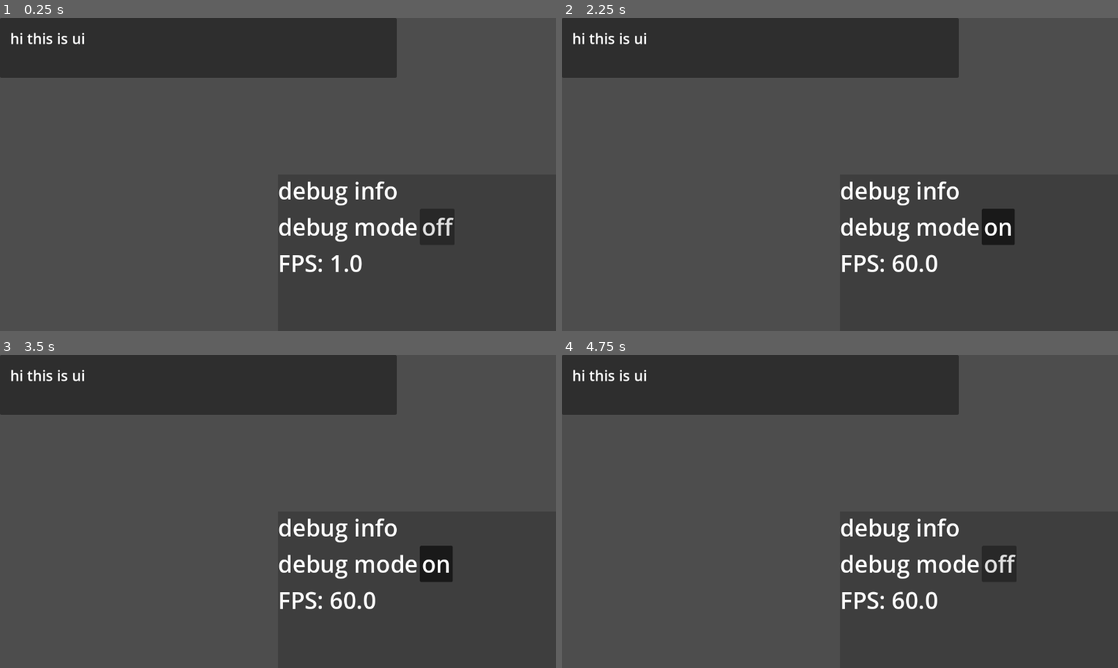
Above: before the commit, frames 1-4 (two rows, left to right).
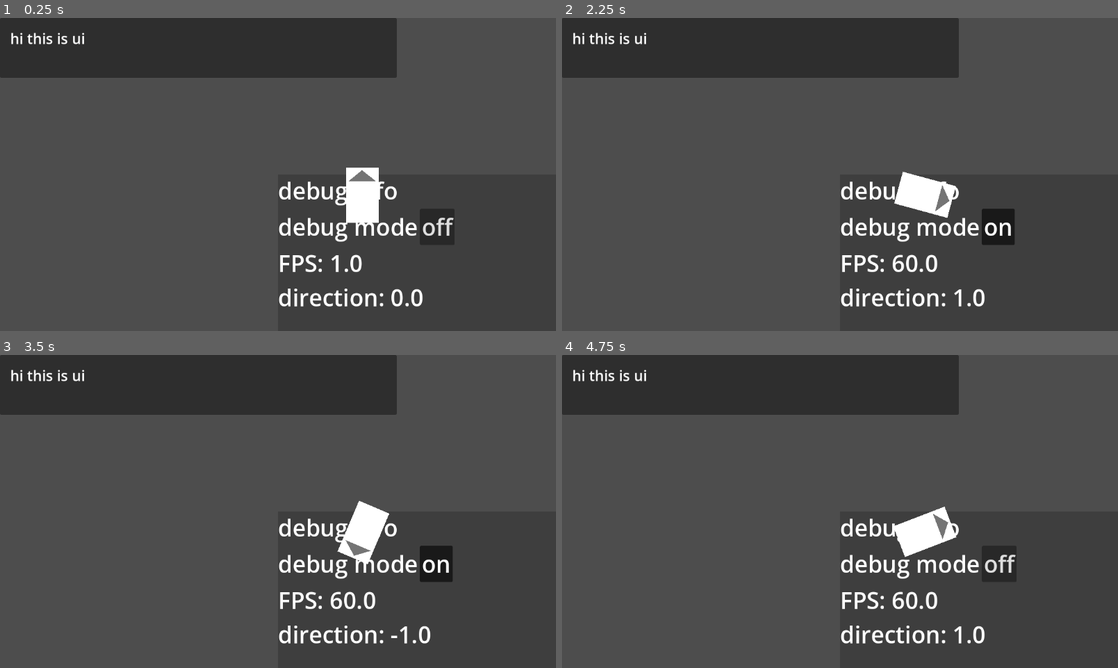
Above: after the commit, the same moments.

Repository: sophieTheProgrammer/GMTK-2026-Battery
Game: Godot game, scene res://scenes/game.tscn
Two runs of this game, one before a commit and one after it. Both use one fixed random seed, a clock stepped at 60 frames per second and the inputs below. Sound files missing from this copy of the repository are replaced by a short silence.
Inputs (mouse positions are in pixels of both pictures, inside the frame that each line leads up to):
- Up to frame 1 (0.25 s): no input
- Up to frame 2 (2.25 s): click "off" at 0.5 s; click "on" at 1.25 s; tap Enter (ui_accept) at 2 s; move the mouse to (962, 158) at 2.02 s; hold A (right, bound only after the commit) from 2.03 s (still down); click (962, 158) at 2.1 s
- Up to frame 3 (3.5 s): tap Enter (ui_accept) at 2.27, 3.02 s; move the mouse to (166, 527) at 2.77 s; release A (right, bound only after the commit) at 2.78 s; hold Right (left, bound only after the commit) from 2.78 s (still down); click (166, 527) at 2.85 s
- Up to frame 4 (4.75 s): move the mouse to (895, 442) at 3.52 s; release Right (left, bound only after the commit) at 3.53 s; hold A (right, bound only after the commit) from 3.53 s (still down); click (895, 442) at 3.6 s; move the mouse to (812, 574) at 4.27 s; click (812, 574) at 4.35 s; tap Enter (ui_accept) at 4.52 s

The runs differ from the first frame. In frame 1, 1.6% of the frame differs, in the area x 50-76%, y 47-93%; in frame 2, 1.5%; in frame 3, 1.5%; in frame 4, 1.5%.

Commit message:
phone broken movement

Diff:
--- a/debug/debug.gd
+++ b/debug/debug.gd
@@ -26,7 +26,7 @@
 		debug_v_box.add_child(new_label)
 		debug_vars_to_update[name] = new_label
 	else: # otherwise update the debug var
-		print("variable updated")
+		#print("variable updated")
 		debug_vars_to_update[name].text = name + ": " + str(variable)
 
 func _update_fps() -> void:
--- a/project.godot
+++ b/project.godot
@@ -10,7 +10,7 @@
 
 [application]
 
-config/name="Godot 2D Template"
+config/name="Low Power Mode"
 run/main_scene="uid://ck17q1kicx35t"
 config/features=PackedStringArray("4.7", "GL Compatibility")
 config/icon="res://icon.svg"
@@ -45,6 +45,24 @@
 "events": [Object(InputEventMouseButton,"resource_local_to_scene":false,"resource_name":"","device":-1,"window_id":0,"a …(253 unchanged characters)…
 ]
 }
+left={
+"deadzone": 0.2,
+"events": [Object(InputEventKey,"resource_local_to_scene":false,"resource_name":"","device":-1,"window_id":0,"alt_pressed":false,"shift_pressed":false,"ctrl_pressed":false,"meta_pressed":false,"pressed":false,"keycode":0,"physical_keycode":4194321,"key_label":0,"unicode":0,"location":0,"echo":false,"script":null)
+, Object(InputEventKey,"resource_local_to_scene":false,"resource_name":"","device":-1,"window_id":0,"alt_pressed":false,"shift_pressed":false,"ctrl_pressed":false,"meta_pressed":false,"pressed":false,"keycode":0,"physical_keycode":68,"key_label":0,"unicode":100,"location":0,"echo":false,"script":null)
+]
+}
+right={
+"deadzone": 0.2,
+"events": [Object(InputEventKey,"resource_local_to_scene":false,"resource_name":"","device":-1,"window_id":0,"alt_pressed":false,"shift_pressed":false,"ctrl_pressed":false,"meta_pressed":false,"pressed":false,"keycode":0,"physical_keycode":65,"key_label":0,"unicode":97,"location":0,"echo":false,"script":null)
+, Object(InputEventKey,"resource_local_to_scene":false,"resource_name":"","device":-1,"window_id":0,"alt_pressed":false,"shift_pressed":false,"ctrl_pressed":false,"meta_pressed":false,"pressed":false,"keycode":0,"physical_keycode":4194319,"key_label":0,"unicode":0,"location":0,"echo":false,"script":null)
+]
+}
+forward={
+"deadzone": 0.2,
+"events": [Object(InputEventKey,"resource_local_to_scene":false,"resource_name":"","device":-1,"window_id":0,"alt_pressed":false,"shift_pressed":false,"ctrl_pressed":false,"meta_pressed":false,"pressed":false,"keycode":0,"physical_keycode":87,"key_label":0,"unicode":119,"location":0,"echo":false,"script":null)
+, Object(InputEventKey,"resource_local_to_scene":false,"resource_name":"","device":-1,"window_id":0,"alt_pressed":false,"shift_pressed":false,"ctrl_pressed":false,"meta_pressed":false,"pressed":false,"keycode":0,"physical_keycode":4194320,"key_label":0,"unicode":0,"location":0,"echo":false,"script":null)
+]
+}
 
 [physics]
 
--- a/scenes/game.tscn
+++ b/scenes/game.tscn
@@ -2,8 +2,12 @@
 
 [ext_resource type="PackedScene" uid="uid://d13baxhqbwdm6" path="res://scenes/ui.tscn" id="1_uwrxv"]
 [ext_resource type="Script" uid="uid://dkvrwufrtbtty" path="res://scripts/camera_effects.gd" id="2_yqjtg"]
+[ext_resource type="PackedScene" uid="uid://ddahf4toxyraj" path="res://scenes/phone.tscn" id="3_lnu2h"]
 
 [node name="game" type="Node2D" unique_id=404250698]
+
+[node name="Phone" parent="." unique_id=1811385161 instance=ExtResource("3_lnu2h")]
+position = Vector2(176, 43)
 
 [node name="ui" parent="." unique_id=1764728883 instance=ExtResource("1_uwrxv")]
 
--- /dev/null
+++ b/scenes/phone.tscn
@@ -0,0 +1,25 @@
+[gd_scene format=3 uid="uid://ddahf4toxyraj"]
+
+[ext_resource type="Script" uid="uid://bvtiy2y4gi7ge" path="res://scripts/phone.gd" id="1_08mii"]
+
+[sub_resource type="RectangleShape2D" id="RectangleShape2D_h2h35"]
+size = Vector2(61, 106)
+
+[node name="Phone" type="CharacterBody2D" unique_id=1811385161]
+script = ExtResource("1_08mii")
+
+[node name="ColorRect" type="ColorRect" parent="." unique_id=466371636]
+offset_left = -35.0
+offset_top = -57.0
+offset_right = 33.0
+offset_bottom = 57.0
+pivot_offset = Vector2(41, -27)
+
+[node name="CollisionShape2D" type="CollisionShape2D" parent="." unique_id=319360330]
+position = Vector2(-2, -1)
+shape = SubResource("RectangleShape2D_h2h35")
+
+[node name="Polygon2D" type="Polygon2D" parent="." unique_id=591552108]
+position = Vector2(-35, -57)
+color = Color(0.45646393, 0.456464, 0.456464, 1)
+polygon = PackedVector2Array(5, 28, 33, 5, 62, 28)
--- a/scripts/autoloads/global.gd
+++ /dev/null
@@ -1,6 +0,0 @@
-extends Node
-
-const START = preload("res://scenes/start.tscn")
-const GAME = preload("res://scenes/game.tscn")
-const SETTINGS = preload("res://scenes/settings.tscn")
-const TUTORIAL = preload("res://scenes/cutscene_tutorial.tscn")
--- /dev/null
+++ b/scripts/phone.gd
@@ -0,0 +1,33 @@
+extends CharacterBody2D
+
+# Constants
+const TOP_SPEED := 100.0
+const ACCELERATION := 5.0
+const ACCELERATION_WEIGHT := 0.6
+const FRICTION_WEIGHT := 0.1
+
+var current_spin_velocity : float = 0.0
+
+func getNormalizedInput() -> Vector2:
+
+	var input : Vector2
+	input.x = Input.get_axis("left", "right")
+	input.y = Input.get_axis("up", "down")
+
+	return input.normalized()
+
+
+func _physics_process(delta: float) -> void:
+
+	var direction := Input.get_axis("left", "right")
+	var target_spin_speed : float = TOP_SPEED * direction
+	Debug.display_debug_var("direction", direction)
+	current_spin_velocity = lerp(current_spin_velocity, target_spin_speed, ACCELERATION * delta)
+	# you can normally lerp velocity with other properties and just lerp the velocity but spin doesn't have any
+	# once we've updated what spin velocity should be, we can add it to rotation since velocity = change/time and you are applying this change
+	print(current_spin_velocity, target_spin_speed, ACCELERATION * delta)
+	rotation += current_spin_velocity * delta
+	#else:
+	#	rotation -= rotate_toward(0, direction * TOP_SPEED, FRICTION * delta)
+	#	print(rotate_toward(0, direction * TOP_SPEED, FRICTION * delta))
+	move_and_slide()
Not shown, removed: scripts/autoloads/global.gd.uid
Not shown, added: scripts/phone.gd.uid
